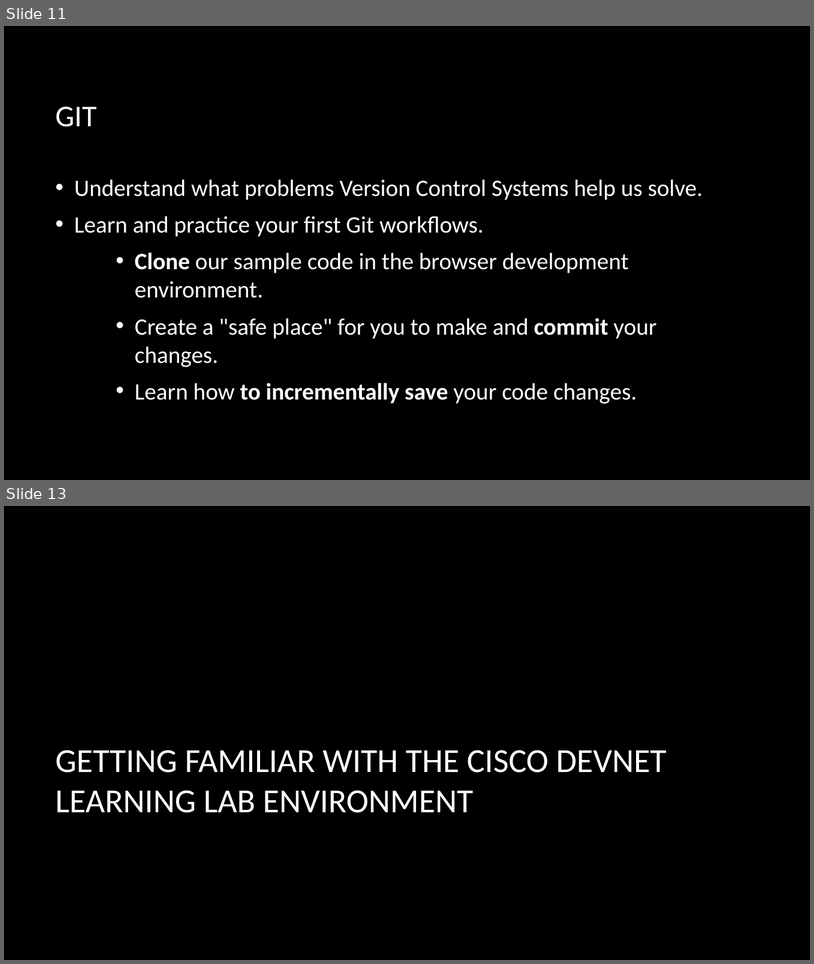
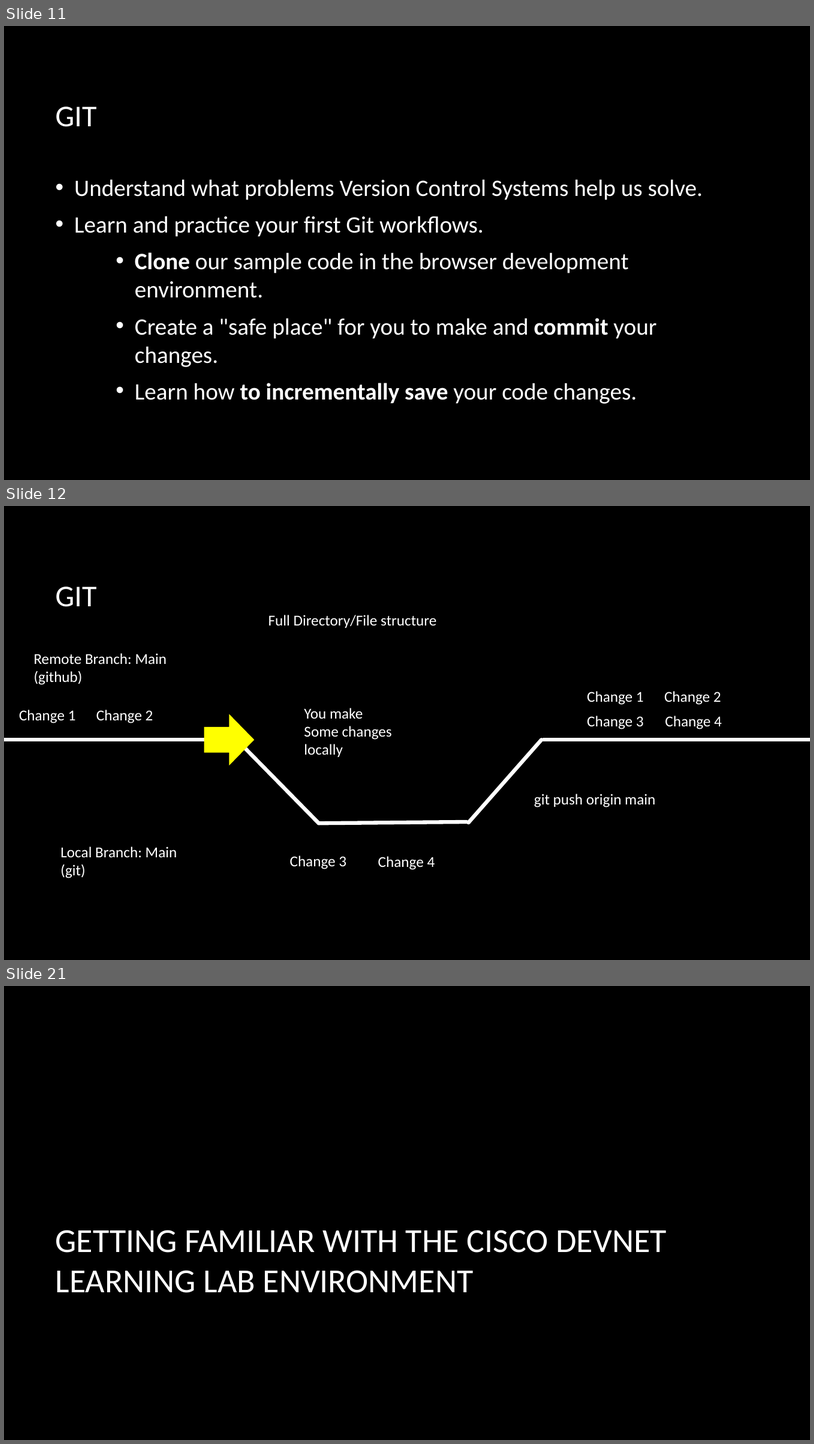
Before and after one commit to CiscoDevNet/WASTC2024-vFDW, a slide deck: 1-Monday/Intro-to-Git/WASTC2024-vFDW-Intro-to-Git.pptx. Shown one above the other, each under a label of ours: slides 11 and 13 before the commit, slides 11, 12 and 21 after it; the slides between them are not shown. The pictures are 814x964 and 814x1444 pixels, drawn with LibreOffice and Linux fonts; fonts in the diff are those of the drawing; background and template pictures are left out. Boxes give left, top, right and bottom in pixels: in the first picture for what was removed or moved away, otherwise in the second. Text is boxed around its words. In the diff, an @@ line names an element or a change of style, - is before the commit and + after.

```diff
--- a/1-Monday/Intro-to-Git/WASTC2024-vFDW-Intro-to-Git.pptx
+++ b/1-Monday/Intro-to-Git/WASTC2024-vFDW-Intro-to-Git.pptx
@@ slide 12 added at <box>4,506,810,960</box>, background picture (left out) @@
@@ title added at <box>56,586,97,607</box>, 36 pt, text #FFFFFF @@
+GIT
@@ text added at <box>269,615,437,628</box>, 18 pt, text #FFFFFF @@
+Full Directory/File structure
@@ text added at <box>34,653,167,685</box>, 18 pt, text #FFFFFF @@
+Remote Branch: Main
+(github)
@@ text added at <box>587,691,644,705</box>, 18 pt, text #FFFFFF @@
+Change 1
@@ text added at <box>665,691,722,705</box>, 18 pt, text #FFFFFF @@
+Change 2
@@ text added at <box>19,709,76,723</box>, 18 pt, text #FFFFFF @@
+Change 1
@@ text added at <box>96,709,153,723</box>, 18 pt, text #FFFFFF @@
+Change 2
@@ right arrow added at <box>204,714,254,766</box>, fill #FFFF00 @@
@@ text added at <box>304,708,392,757</box>, 18 pt, text #FFFFFF @@
+You make
+Some changes
+locally
@@ text added at <box>587,715,644,729</box>, 18 pt, text #FFFFFF @@
+Change 3
@@ text added at <box>665,715,722,729</box>, 18 pt, text #FFFFFF @@
+Change 4
@@ line added from (4, 739) to (236, 739), #FFFFFF 4.5 pt @@
@@ line added from (236, 739) to (319, 823), #FFFFFF 4.5 pt @@
@@ line added from (542, 739) to (468, 822), #FFFFFF 4.5 pt @@
@@ line added from (543, 739) to (810, 739), #FFFFFF 4.5 pt @@
@@ text added at <box>534,793,656,807</box>, 18 pt, text #FFFFFF @@
+git push origin main
@@ line added from (319, 823) to (467, 822), #FFFFFF 4.5 pt @@
@@ text added at <box>60,846,177,878</box>, 18 pt, text #FFFFFF @@
+Local Branch: Main
+(git)
@@ text added at <box>290,855,347,869</box>, 18 pt, text #FFFFFF @@
+Change 3
@@ text added at <box>378,856,435,870</box>, 18 pt, text #FFFFFF @@
+Change 4
@@ what was slide 13 is now slide 21 @@
```
Also in this commit, not shown: 1 slide changed, 8 other slides added, 1 slide removed.
